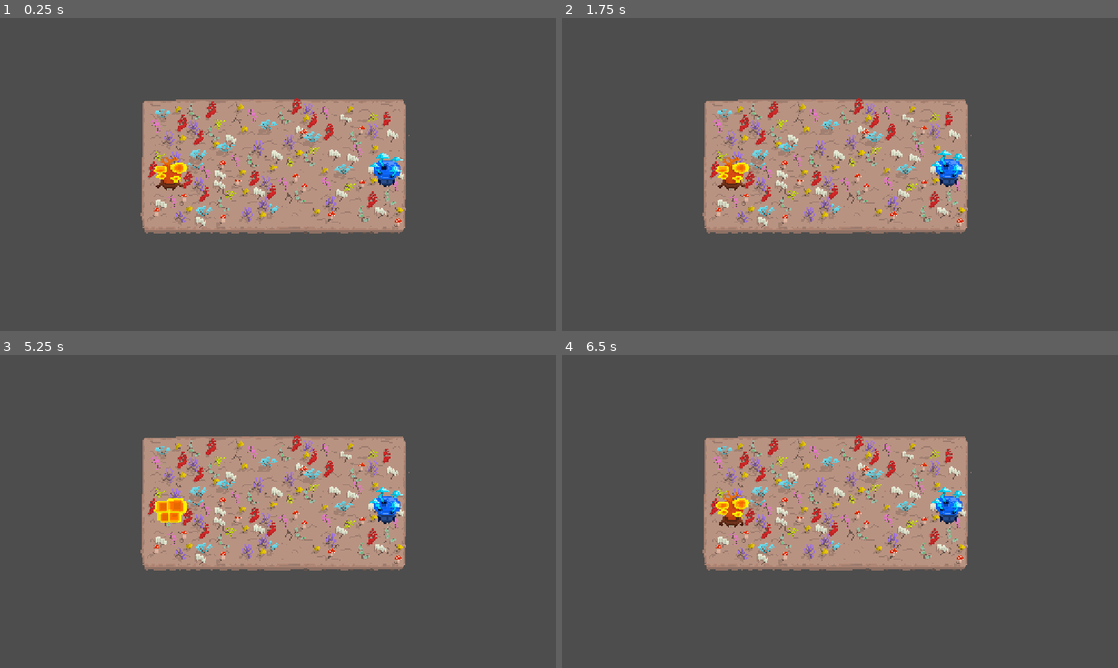
Above: before the commit, frames 1-4 (two rows, left to right).
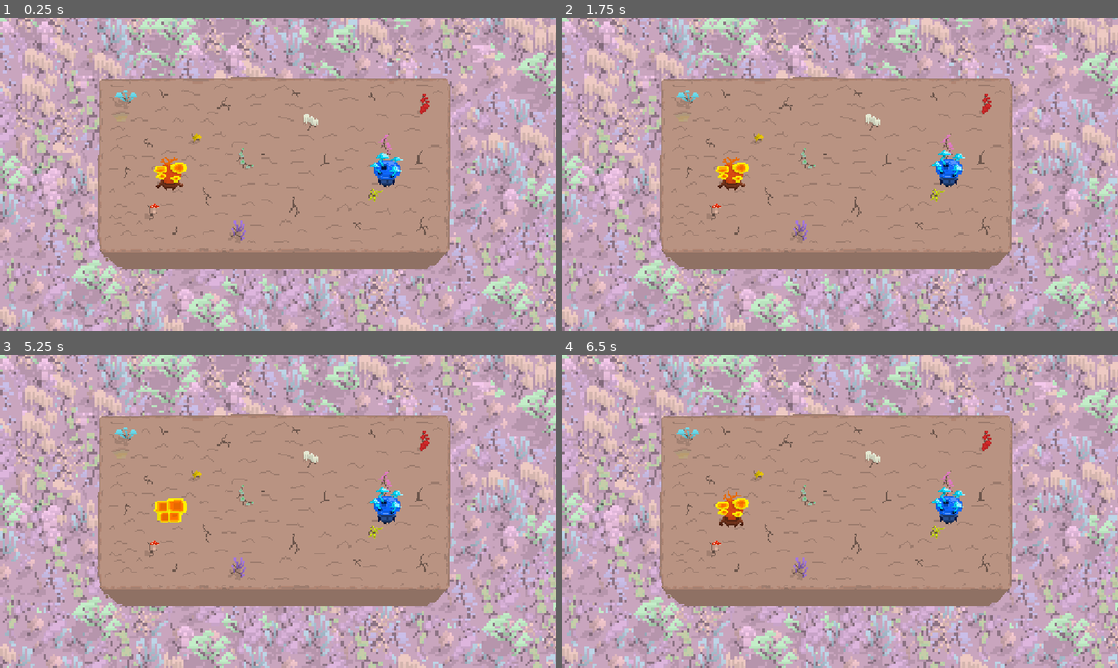
Above: after the commit, the same moments.

Repository: srabin/game_jam_controlled_chaos
Game: Godot game, scene res://world.tscn
Same seed, same stepped clock (60 frames per second), same inputs: the game is played once before the commit and once after it.
Inputs:
- Up to frame 1 (0.25 s): no input
- Up to frame 2 (1.75 s): no input
- Up to frame 3 (5.25 s): tap Enter at 4.25 s; tap Space at 5 s
- Up to frame 4 (6.5 s): no input

The runs differ from the first frame. In frame 1, 85% of the frame differs, in the area x 0-100%, y 0-100%; in frame 2, 85%; in frame 3, 85%; in frame 4, 85%.

Commit message:
update stage sprites and create area for stage

Diff:
--- a/HurtBox.gd
+++ b/HurtBox.gd
@@ -11,7 +11,6 @@
 	connect("area_entered", _on_area_entered)
 
 func _on_area_entered(hitbox: HitBox) -> void:
-	print("hmm")
 	if hitbox == null:
 		return
 
--- a/world.tscn
+++ b/world.tscn
@@ -1,16 +1,31 @@
-[gd_scene load_steps=5 format=3 uid="uid://bupbdiq2fg36y"]
+[gd_scene load_steps=7 format=3 uid="uid://bupbdiq2fg36y"]
 
-[ext_resource type="Texture2D" uid="uid://cp5a8uwxnnlq2" path="res://environment/assets/MushroomMap 2.png" id="1_aqk2v"]
+[ext_resource type="Texture2D" uid="uid://ctmeccfqr7edv" path="res://environment/assets/MushroomBackground 2.png" id="1_036b0"]
 [ext_resource type="PackedScene" uid="uid://b8o7vw8wbevi2" path="res://characters/Tramates/tramates.tscn" id="1_tlwt5"]
+[ext_resource type="Texture2D" uid="uid://wegw2s1fl68o" path="res://environment/assets/MushroomMap 5.png" id="2_036b0"]
 [ext_resource type="PackedScene" uid="uid://bdcw5es8mc58l" path="res://characters/Mentaria/mentaria.tscn" id="3_tlwt5"]
 [ext_resource type="PackedScene" uid="uid://4lxgn82ro8tp" path="res://camera_2d.tscn" id="5_036b0"]
 
+[sub_resource type="RectangleShape2D" id="RectangleShape2D_036b0"]
+size = Vector2(1445, 742)
+
 [node name="World" type="Node2D"]
+
+[node name="Background" type="Sprite2D" parent="."]
+position = Vector2(742, 414)
+scale = Vector2(1.89594, 2.105)
+texture = ExtResource("1_036b0")
 
 [node name="Sprite2D" type="Sprite2D" parent="."]
 position = Vector2(633, 332)
-scale = Vector2(0.75, 0.75)
-texture = ExtResource("1_aqk2v")
+texture = ExtResource("2_036b0")
+
+[node name="Area2D" type="Area2D" parent="Sprite2D"]
+position = Vector2(-633, -332)
+
+[node name="CollisionShape2D" type="CollisionShape2D" parent="Sprite2D/Area2D"]
+position = Vector2(635.5, 356)
+shape = SubResource("RectangleShape2D_036b0")
 
 [node name="Tramates" parent="." instance=ExtResource("1_tlwt5")]
 position = Vector2(208, 373)
Binary file added: environment/assets/MushroomBackground 2.png
Not shown, added: environment/assets/MushroomBackground 2.png.import
Binary file added: environment/assets/MushroomBackground.png
Not shown, added: environment/assets/MushroomBackground.png.import
Binary file added: environment/assets/MushroomMap 3.png
Not shown, added: environment/assets/MushroomMap 3.png.import
Binary file added: environment/assets/MushroomMap 4.png
Not shown, added: environment/assets/MushroomMap 4.png.import
Binary file added: environment/assets/MushroomMap 5.png
Not shown, added: environment/assets/MushroomMap 5.png.import
